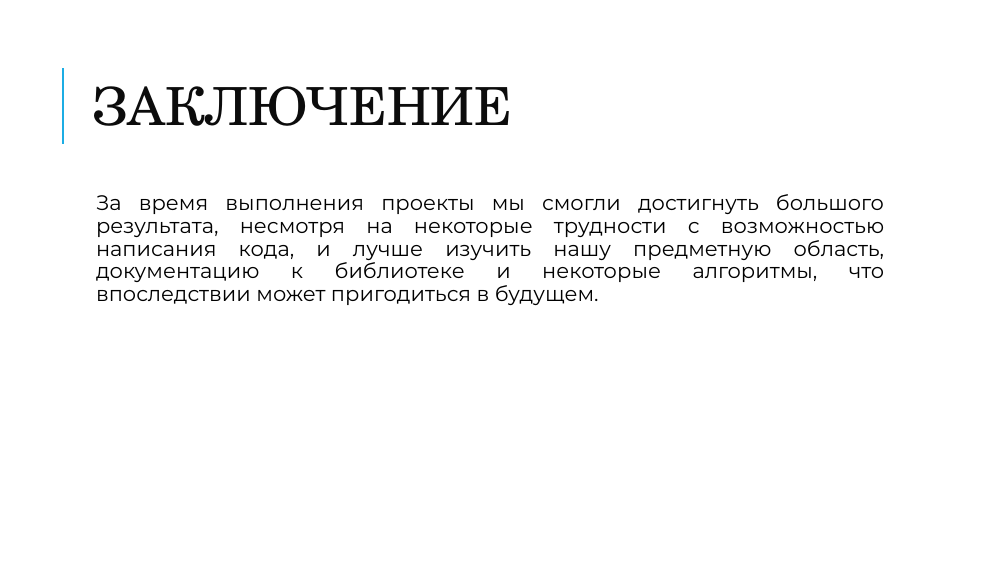
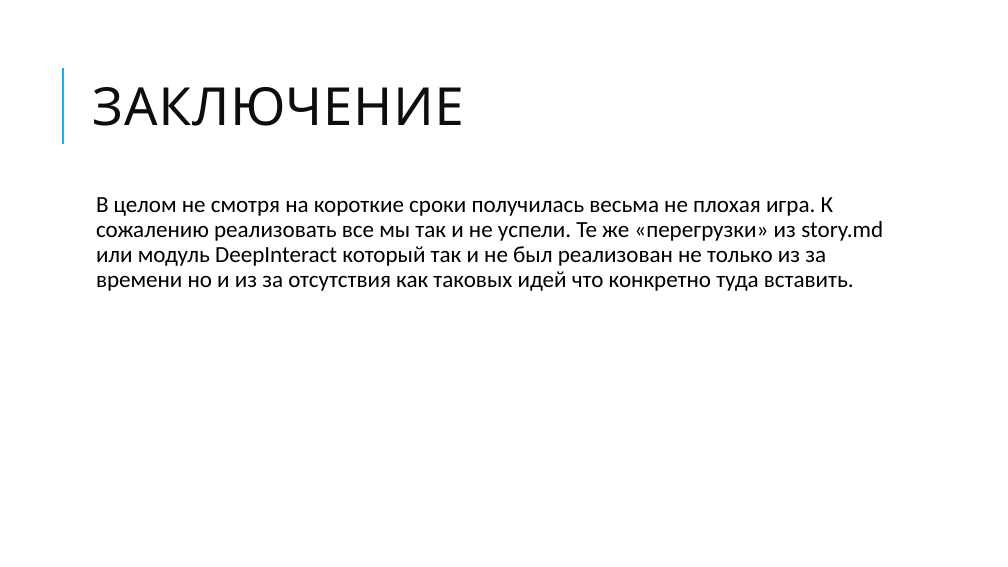
Before and after one commit to VoidLord123/project_Alpha, a slide deck: slide 6 of for_ProjectAlpha.pptx. Drawn at 1008x567 pixels with LibreOffice and Linux fonts; fonts in the diff are those of the drawing. Boxes give left, top, right and bottom in pixels: in the first picture for what was removed or moved away, otherwise in the second. Text is boxed around its words. In the diff, an @@ line names an element or a change of style, - is before the commit and + after.

```diff
--- a/for_ProjectAlpha.pptx
+++ b/for_ProjectAlpha.pptx
@@ title "ЗАКЛЮЧЕНИЕ" at box(92, 87, 464, 126): font TeX Gyre Schola to Cabin, text colour #0C0C0C to #0D0D0D, letter spacing 0 to 1 pt @@
@@ text at box(96, 197, 883, 291): text changed; size 20 to 22 pt; font Montserrat to Calibri @@
-  За время выполнения проекты мы смогли достигнуть большого результата, несмотря на некоторые трудности с возможностью написания кода, и лучше изучить нашу предметную область, документацию к библиотеке и некоторые алгоритмы, что впоследствии может пригодиться в будущем.
+  В целом не смотря на короткие сроки получилась весьма не плохая игра. К сожалению реализовать все мы так и не успели. Те же «перегрузки» из story.md или модуль DeepInteract который так и не был реализован не только из за времени но и из за отсутствия как таковых идей что конкретно туда вставить.
```
Also in this commit, not shown: 4 other slides changed, 1 slide added, 1 slide removed.
